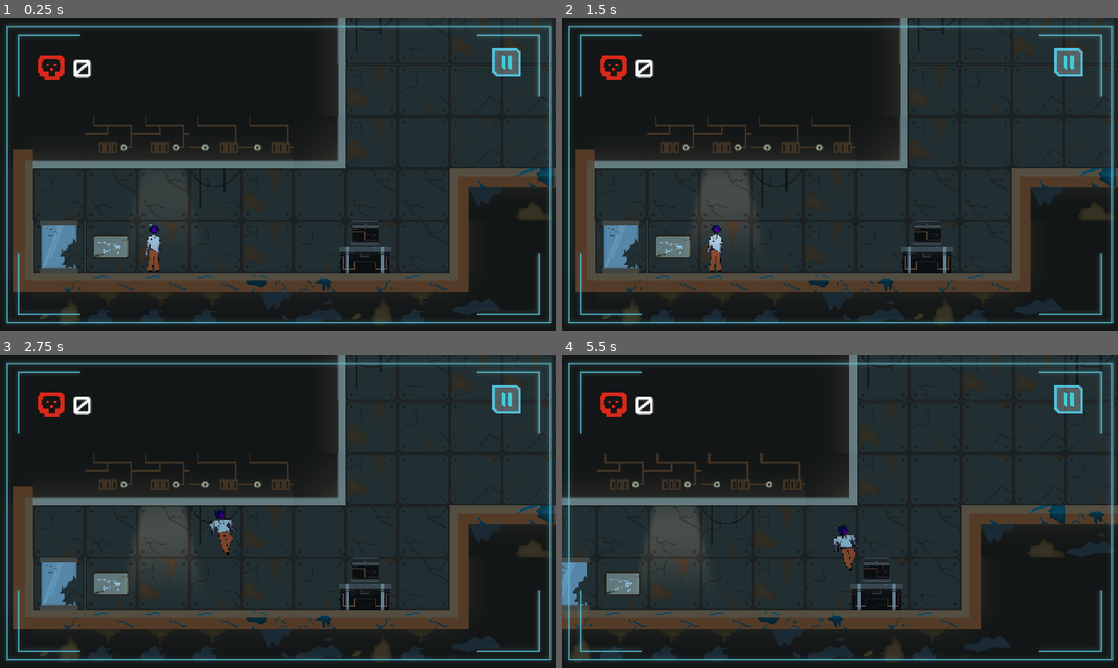
Above: before the commit, frames 1-4 (two rows, left to right).
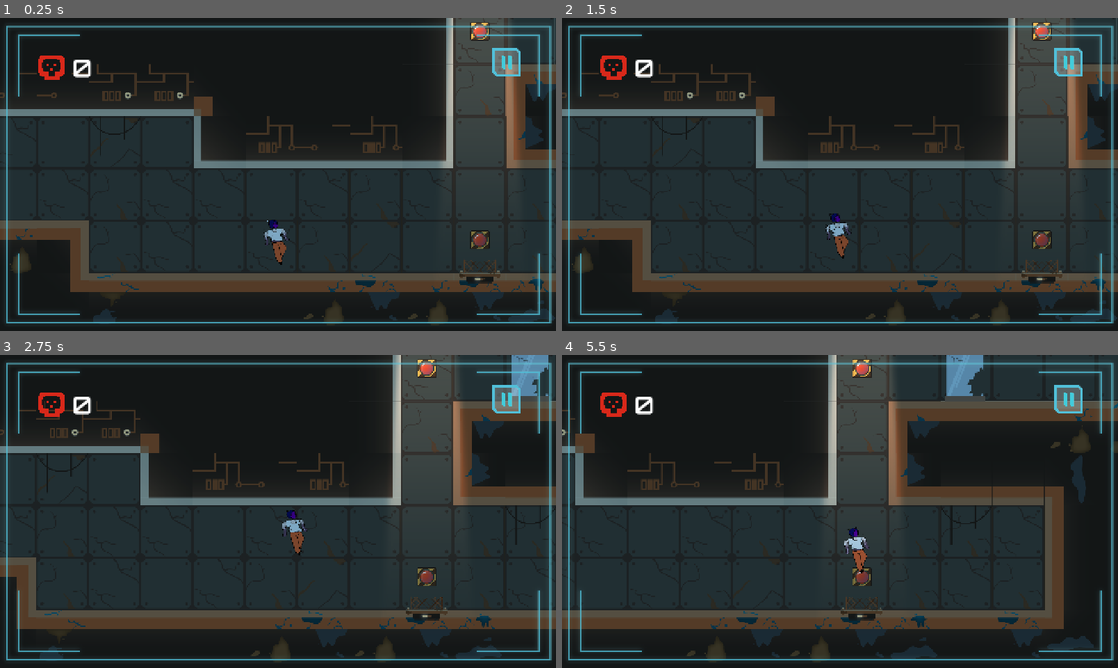
Above: after the commit, the same moments.

Repository: nati9v/Grupo-B
Game: Godot game, scene res://Scenes/Niveles/lvl1.tscn
The game is run twice, just before and just after one commit, with the same random seed, the same clock (stepped at 60 frames per second) and the same inputs.
Inputs (mouse positions are in pixels of both pictures, inside the frame that each line leads up to):
- Up to frame 1 (0.25 s): no input
- Up to frame 2 (1.5 s): click (1067, 61) at 0.5 s; click "REINICIAR" at 1.25 s
- Up to frame 3 (2.75 s): tap Enter (ui_accept) at 2, 2.27 s; move the mouse to (400, 495) at 2.02 s; hold Right (ui_right) from 2.03 s (still down); tap I (interact) at 2.1 s
- Up to frame 4 (5.5 s): move the mouse to (728, 527) at 2.77 s; tap I (interact) every 0.75 s from 2.85 to 5.1 s; tap Enter (ui_accept) at 3.02, 4.52, 5.27 s; move the mouse to (895, 442) at 3.52 s; release Right (ui_right) at 3.53 s; hold Left (ui_left) 3.53-4.28 s; move the mouse to (812, 574) at 4.27 s; hold Right (ui_right) from 4.28 s (still down); move the mouse to (1006, 558) at 5.02 s

The runs differ from the first frame. In frame 1, 31% of the frame differs, in the area x 0-100%, y 0-98%; in frame 2, 33%; in frame 3, 31%; in frame 4, 31%.

Commit message:
SFX de ascensor y trampa de hielo

Diff:
--- a/Scenes/Mecanismos/Botón.tscn
+++ b/Scenes/Mecanismos/Botón.tscn
@@ -21,4 +21,5 @@
 
 [node name="AudioStreamPlayer2D" type="AudioStreamPlayer2D" parent="."]
 stream = ExtResource("3_2fwpd")
+volume_db = 6.067
 bus = &"SFX"
--- a/Scenes/Mecanismos/move_plataform.gd
+++ b/Scenes/Mecanismos/move_plataform.gd
@@ -2,9 +2,16 @@
 
 @export var animation_name: String = "move"
 var going_up := false
+var anim = get_node_or_null("AnimationPlayer")
 
+func _ready():
+	anim = find_child("AnimationPlayer", true, false)
+	if anim:
+		anim.animation_finished.connect(_on_anim_finished)
+	else:
+		push_warning("No se encontró AnimationPlayer")
 func activate():
-	var anim = get_node_or_null("AnimationPlayer")
+
 
 	if anim == null:
 		push_warning("Esta plataforma no tiene AnimationPlayer")
@@ -13,10 +20,15 @@
 	if not anim.has_animation(animation_name):
 		push_warning("No existe la animación: " + animation_name)
 		return
-
+	$"Ascensor-inicio".play()
+	$"Ascensor-loop".play()
 	if going_up:
 		anim.play_backwards(animation_name)
 	else:
 		anim.play(animation_name)
 
 	going_up = !going_up
+
+func _on_anim_finished(anim_name):
+		$"Ascensor-loop".stop()
+		$"Ascensor-fin".play()
--- a/Scenes/Mecanismos/plataforma_Vertical.tscn
+++ b/Scenes/Mecanismos/plataforma_Vertical.tscn
@@ -1,7 +1,10 @@
-[gd_scene load_steps=4 format=3 uid="uid://btygccneo307t"]
+[gd_scene load_steps=7 format=3 uid="uid://btygccneo307t"]
 
 [ext_resource type="Script" uid="uid://cjh08pqun7k58" path="res://Scenes/Mecanismos/move_plataform.gd" id="1_bui4o"]
 [ext_resource type="Texture2D" uid="uid://dhbrr5igljml3" path="res://arte/Agregados/ascensores-viejos.png" id="2_bui4o"]
+[ext_resource type="AudioStream" uid="uid://pd2lnrrw825g" path="res://Musica y SFX/SFX/ascensor-inicio.wav" id="3_r8qj8"]
+[ext_resource type="AudioStream" uid="uid://bsiek1yp3vs1i" path="res://Musica y SFX/SFX/ascensor-trayecto.wav" id="4_t1xyf"]
+[ext_resource type="AudioStream" uid="uid://bkdjhu25ewj2l" path="res://Musica y SFX/SFX/ascensor-fin.wav" id="5_c4tcx"]
 
 [sub_resource type="RectangleShape2D" id="RectangleShape2D_q4gls"]
 size = Vector2(204, 8.25)
@@ -19,3 +22,18 @@
 position = Vector2(0, 11.875)
 shape = SubResource("RectangleShape2D_q4gls")
 one_way_collision = true
+
+[node name="Ascensor-inicio" type="AudioStreamPlayer2D" parent="."]
+stream = ExtResource("3_r8qj8")
+volume_db = 7.0
+bus = &"SFX"
+
+[node name="Ascensor-loop" type="AudioStreamPlayer2D" parent="."]
+stream = ExtResource("4_t1xyf")
+volume_db = 10.0
+bus = &"SFX"
+
+[node name="Ascensor-fin" type="AudioStreamPlayer2D" parent="."]
+stream = ExtResource("5_c4tcx")
+volume_db = 10.0
+bus = &"SFX"
--- a/Scenes/Niveles/lvl1.tscn
+++ b/Scenes/Niveles/lvl1.tscn
@@ -462,7 +462,7 @@
 
 [node name="Pruebeteoprimus" parent="." instance=ExtResource("7_6chae")]
 visibility_layer = 2
-position = Vector2(593.31, 392)
+position = Vector2(14498, 303)
 
 [node name="Camera2D" type="Camera2D" parent="Pruebeteoprimus"]
 modulate = Color(1, 0.766667, 0, 1)
@@ -723,6 +723,7 @@
 targets = [NodePath("../plataforma_Vertical")]
 
 [node name="plataforma_Vertical" parent="." instance=ExtResource("24_lqu48")]
+visible = false
 position = Vector2(15488, 504)
 
 [node name="AnimationPlayer" type="AnimationPlayer" parent="plataforma_Vertical"]
--- a/Scenes/Trampas y cadaveres/Trampas/Fire_Trap.tscn
+++ b/Scenes/Trampas y cadaveres/Trampas/Fire_Trap.tscn
@@ -2,7 +2,7 @@
 
 [ext_resource type="Script" uid="uid://bljwdt4b80oel" path="res://Code/zona_de_muerte.gd" id="1_77dy0"]
 [ext_resource type="Texture2D" uid="uid://co3bgrv8d5026" path="res://Assets/Trampas/sprites-trampa-fuego.png" id="2_p52gh"]
-[ext_resource type="AudioStream" uid="uid://b75r0c6u0xwo2" path="res://Musica y SFX/SFX/trampa-fuego1.mp3" id="3_0j7ox"]
+[ext_resource type="AudioStream" uid="uid://cjvg4vfql4x1p" path="res://Musica y SFX/SFX Trampas/trampa-fuego.mp3" id="4_fh80u"]
 
 [sub_resource type="AtlasTexture" id="AtlasTexture_77dy0"]
 atlas = ExtResource("2_p52gh")
@@ -132,12 +132,11 @@
 frame_progress = 1.0
 
 [node name="CollisionShape2D" type="CollisionShape2D" parent="."]
-visible = false
 visibility_layer = 2
 shape = SubResource("RectangleShape2D_hh0fp")
 
-[node name="ImpactSFX" type="AudioStreamPlayer2D" parent="."]
-stream = ExtResource("3_0j7ox")
+[node name="ImpactoSFX" type="AudioStreamPlayer2D" parent="."]
+stream = ExtResource("4_fh80u")
 pitch_scale = 1.03
 autoplay = true
 bus = &"SFX"
--- a/Scenes/Trampas y cadaveres/Trampas/Frost_trap.tscn
+++ b/Scenes/Trampas y cadaveres/Trampas/Frost_trap.tscn
@@ -1,7 +1,9 @@
-[gd_scene load_steps=16 format=3 uid="uid://dj7ykniqmuo5u"]
+[gd_scene load_steps=18 format=3 uid="uid://dj7ykniqmuo5u"]
 
 [ext_resource type="Script" uid="uid://bljwdt4b80oel" path="res://Code/zona_de_muerte.gd" id="1_d7u3p"]
 [ext_resource type="Texture2D" uid="uid://djbwqd6cskouq" path="res://Assets/Trampas/sprites-trampa-frio.png" id="2_6jes3"]
+[ext_resource type="AudioStream" uid="uid://c4mmvqmdp010n" path="res://Musica y SFX/SFX Trampas/hielo-impacto.mp3" id="3_6jes3"]
+[ext_resource type="AudioStream" uid="uid://baqwl4pgxa75l" path="res://Musica y SFX/SFX Trampas/hielo-trampa.wav" id="4_jrvph"]
 
 [sub_resource type="AtlasTexture" id="AtlasTexture_d7u3p"]
 atlas = ExtResource("2_6jes3")
@@ -107,5 +109,14 @@
 position = Vector2(3.5, 15)
 shape = SubResource("RectangleShape2D_jrvph")
 
+[node name="ImpactoSFX" type="AudioStreamPlayer2D" parent="."]
+stream = ExtResource("3_6jes3")
+bus = &"SFX"
+
+[node name="LoopSFX" type="AudioStreamPlayer2D" parent="."]
+stream = ExtResource("4_jrvph")
+autoplay = true
+bus = &"SFX"
+
 [connection signal="body_entered" from="." to="." method="_on_body_entered"]
 [connection signal="animation_finished" from="AnimatedSprite2D" to="." method="_on_animated_sprite_2d_animation_finished"]
Not shown, added: Musica y SFX/SFX Trampas/hielo-impacto.mp3.import
Not shown, added: Musica y SFX/SFX Trampas/hielo-trampa.wav.import
Not shown, changed: Musica y SFX/SFX Trampas/trampa-fuego.mp3.import
Not shown, added: Musica y SFX/SFX/ascensor-fin.wav.import
Not shown, added: Musica y SFX/SFX/ascensor-inicio.wav.import
Not shown, added: Musica y SFX/SFX/ascensor-trayecto.wav.import
Not shown, added: Musica y SFX/SFX Trampas/hielo-impacto.mp3
Not shown, added: Musica y SFX/SFX Trampas/hielo-trampa.wav
Not shown, added: Musica y SFX/SFX/ascensor-fin.wav
Not shown, added: Musica y SFX/SFX/ascensor-inicio.wav
Not shown, added: Musica y SFX/SFX/ascensor-trayecto.wav
